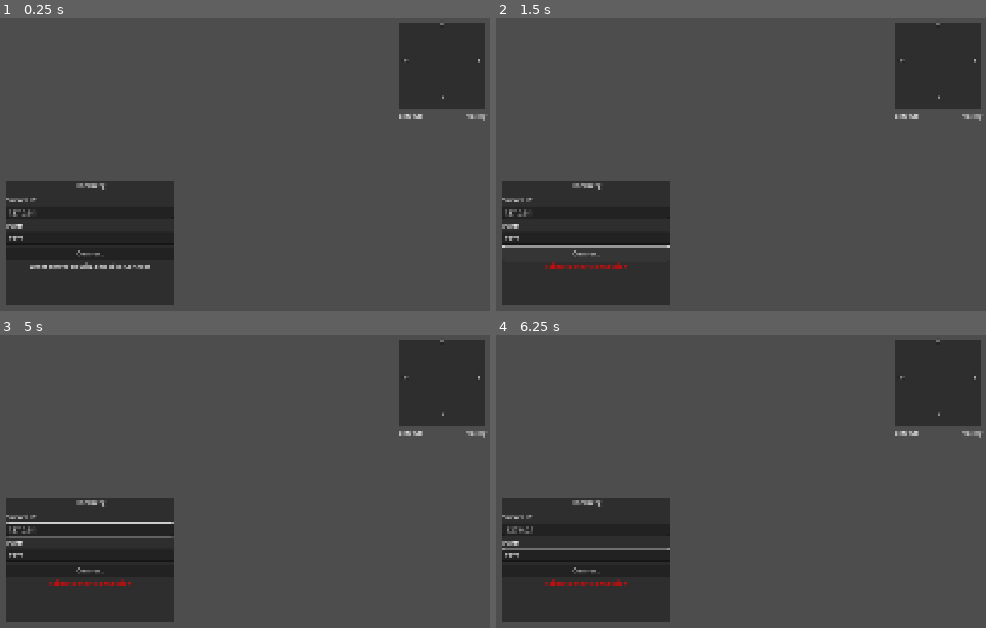
Above: before the commit, frames 1-4 (two rows, left to right).
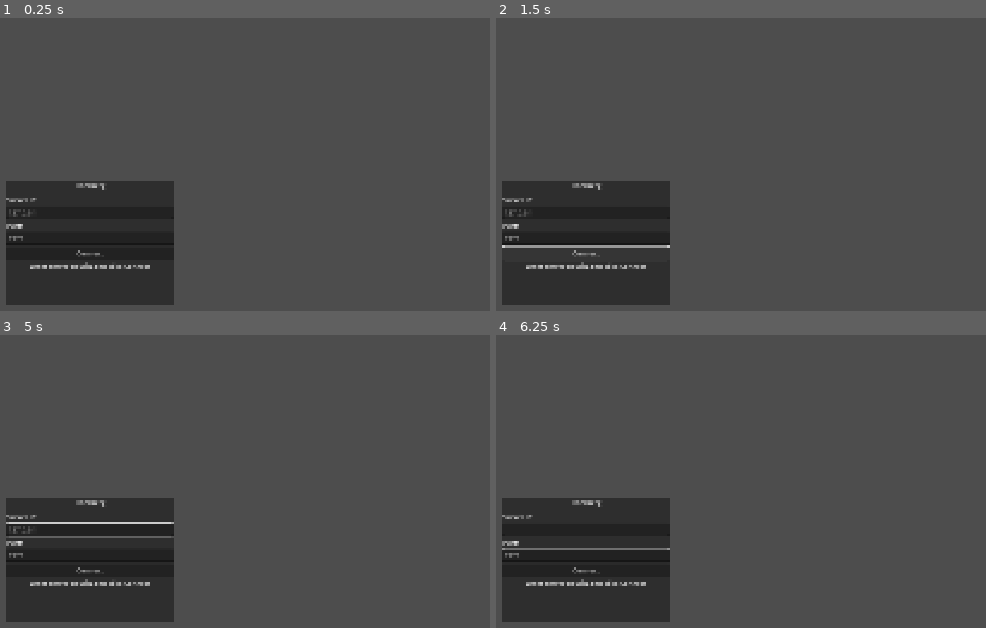
Above: after the commit, the same moments.

Repository: ruapotato/hamberg
Game: Godot game, scene res://scenes/main.tscn
Two runs of this game, one before a commit and one after it. Both use one fixed random seed, a clock stepped at 60 frames per second and the inputs below. Sound files missing from this copy of the repository are replaced by a short silence.
Inputs (mouse positions are in pixels of both pictures, inside the frame that each line leads up to):
- Up to frame 1 (0.25 s): no input
- Up to frame 2 (1.5 s): tap Enter at 0.5 s; move the mouse to (760, 220) at 0.52 s; hold D (move_right) 0.53-1.25 s; hold E (interact) 0.53-1.25 s; click (760, 220) at 0.67 s; tap Space (jump) at 0.77, 1.07 s; click "Connect" at 1.25 s
- Up to frame 3 (5 s): drag from (outside the picture) to (outside the picture) at 2.02 s; move the mouse to (171, 460) at 2.77 s; hold D (move_right) 2.78-3.5 s; hold Right mouse button (block) 2.78-3.5 s; tap E (interact) at 3.05 s; drag from (outside the picture) to (outside the picture) at 3.52 s; move the mouse to (328, 627) at 4.27 s; hold A (move_left) from 4.28 s (still down); hold E (interact) from 4.28 s (still down); tap Mouse wheel down (build_prev_piece) at 4.35 s; tap Tab (toggle_inventory) at 4.9 s
- Up to frame 4 (6.25 s): release A (move_left) at 5 s; release E (interact) at 5 s; tap Space (jump) at 5 s; drag from (outside the picture) to (outside the picture) at 5.02 s; tap Enter at 5.75 s; move the mouse to (628, 560) at 5.77 s; hold S (move_backward) from 5.78 s (still down); hold E (interact) from 5.78 s (still down); tap Middle mouse button (destroy_object) at 5.85 s; click (628, 560) at 5.92 s

The runs differ from the first frame. In frame 1, 5.3% of the frame differs, in the area x 1-99%, y 1-77%; in frame 2, 5.7%; in frame 3, 5.7%; in frame 4, 5.7%, in the area x 1-99%, y 1-86%.
Error after the commit: Parse Error: Preload file "res://client/ui/shop_ui.tscn" does not exist. (res://client/client.gd:21)

Commit message:
fix: Shop buy/sell/upgrade now works with proper sync
- Add remove_item_at_slot() to inventory for selling items
- Add has_space_for() to inventory for checking space before buying
- Add get_slot() helper to inventory
- Add rpc_sync_gold RPC for syncing gold after transactions
- Server now syncs both inventory and gold after buy/sell/upgrade
- Client receives gold sync and updates player.gold

🤖 Generated with [Claude Code](https://claude.com/claude-code)

Co-Authored-By: Claude <noreply@anthropic.com>

Diff:
--- a/client/client.gd
+++ b/client/client.gd
@@ -18,6 +18,7 @@
 var mini_map_scene := preload("res://client/ui/mini_map.tscn")
 var debug_console_scene := preload("res://client/ui/debug_console.tscn")
 var chest_ui_scene := preload("res://client/ui/chest_ui.tscn")
+var shop_ui_scene := preload("res://client/ui/shop_ui.tscn")
 var build_controls_hint_scene := preload("res://client/ui/build_controls_hint.tscn")
 
 # Enemy scenes
@@ -88,6 +89,9 @@
 
 # Chest UI
 var chest_ui: Control = null
+
+# Shop UI (Shnarken NPC)
+var shop_ui: Control = null
 var interact_held_time: float = 0.0
 
 # Build controls hint UI
@@ -217,6 +221,10 @@
 	# Create chest UI
 	chest_ui = chest_ui_scene.instantiate()
 	canvas_layer.add_child(chest_ui)
+
+	# Create shop UI (Shnarken NPC)
+	shop_ui = shop_ui_scene.instantiate()
+	canvas_layer.add_child(shop_ui)
 
 	# Create build controls hint UI
 	build_controls_hint_ui = build_controls_hint_scene.instantiate()
@@ -279,6 +287,9 @@
 		# Check if chest UI is open - if so, close it and don't toggle pause
 		elif chest_ui and chest_ui.is_ui_open():
 			chest_ui.hide_ui()
+		# Check if shop UI is open - if so, close it and don't toggle pause
+		elif shop_ui and shop_ui.is_shop_open():
+			shop_ui.hide_ui()
 		else:
 			_toggle_pause_menu()
 
@@ -471,6 +482,8 @@
 		return
 	if chest_ui and chest_ui.is_ui_open():
 		return
+	if shop_ui and shop_ui.is_shop_open():
+		return
 
 	# Check for number keys 1-9 when looking at cooking station
 	_handle_cooking_station_hotbar_input()
@@ -491,8 +504,13 @@
 			_open_chest_ui(interact_target_chest, quick_sort)
 			interact_target_chest = null
 		else:
-			# Normal interaction (workbench, etc.)
-			_interact_with_object_under_cursor()
+			# Check for nearby Shnarken NPC first
+			var nearby_shnarken = _get_nearby_shnarken()
+			if nearby_shnarken:
+				_open_shop_ui(nearby_shnarken)
+			else:
+				# Normal interaction (workbench, etc.)
+				_interact_with_object_under_cursor()
 		interact_held_time = 0.0
 
 func _interact_with_object_under_cursor() -> void:
@@ -569,8 +587,15 @@
 	# Hide prompt if UI is open
 	if (inventory_panel_ui and inventory_panel_ui.is_inventory_open()) or \
 	   (crafting_menu_ui and crafting_menu_ui.is_open) or \
-	   (chest_ui and chest_ui.is_ui_open()):
+	   (chest_ui and chest_ui.is_ui_open()) or \
+	   (shop_ui and shop_ui.is_shop_open()):
 		interact_prompt_label.text = ""
+		return
+
+	# Check for nearby Shnarken NPC first
+	var nearby_shnarken = _get_nearby_shnarken()
+	if nearby_shnarken:
+		interact_prompt_label.text = "Trade [E]"
 		return
 
 	var camera = _get_camera()
@@ -807,6 +832,57 @@
 	NetworkManager.rpc_close_chest.rpc_id(1)
 	print("[Client] Sent rpc_close_chest")
 
+## Get nearby Shnarken NPC (within interaction range)
+func _get_nearby_shnarken() -> Node:
+	if not local_player:
+		return null
+
+	var player_pos = local_player.global_position
+
+	# Find all Shnarken NPCs in the scene
+	var shnarkens = get_tree().get_nodes_in_group("shnarken")
+
+	# Also search for Shnarken class instances
+	for node in get_tree().get_nodes_in_group("npc"):
+		if node.get_class() == "Shnarken" or node.get_script() and node.get_script().get_global_name() == "Shnarken":
+			if not node in shnarkens:
+				shnarkens.append(node)
+
+	# Search in world for ShnarkenHut which contains Shnarken
+	for child in world.get_children():
+		_find_shnarkens_recursive(child, shnarkens)
+
+	for shnarken in shnarkens:
+		if not is_instance_valid(shnarken):
+			continue
+		var dist = player_pos.distance_to(shnarken.global_position)
+		if dist < 3.5:  # Interaction range (slightly more than the Area3D radius)
+			return shnarken
+
+	return null
+
+## Recursively find Shnarken NPCs in node tree
+func _find_shnarkens_recursive(node: Node, shnarkens: Array) -> void:
+	if node.has_method("get_greeting_dialogue"):  # Check for Shnarken methods
+		if not node in shnarkens:
+			shnarkens.append(node)
+	for child in node.get_children():
+		_find_shnarkens_recursive(child, shnarkens)
+
+## Open shop UI for a Shnarken NPC
+func _open_shop_ui(shnarken: Node) -> void:
+	if not shop_ui:
+		push_error("[Client] Shop UI not found!")
+		return
+
+	if not local_player:
+		push_error("[Client] No local player!")
+		return
+
+	# Open the shop UI
+	shop_ui.show_ui(shnarken)
+	print("[Client] Opened Shnarken shop")
+
 ## Handle chest inventory sync from server
 func handle_chest_sync(chest_network_id: String, inventory_data: Array) -> void:
 	print("[Client] Received chest sync for %s: %d items" % [chest_network_id, inventory_data.size()])
@@ -1308,6 +1384,9 @@
 			world_map_ui.pin_renamed.connect(_on_pin_renamed)
 		print("[Client] World map initialized")
 
+		# Add special markers for known locations (Shnarken huts, etc.)
+		_add_known_location_markers()
+
 	# Initialize mini-map (uses procedural biome calculation - no texture needed)
 	if mini_map_ui and mini_map_ui.has_method("initialize"):
 		mini_map_ui.initialize(generator, player)
@@ -1315,6 +1394,23 @@
 		if mini_map_ui.has_method("generate_initial_map"):
 			mini_map_ui.generate_initial_map()
 		print("[Client] Mini-map initialized")
+
+## Add special markers for known locations (Shnarken huts, dungeons, etc.)
+func _add_known_location_markers() -> void:
+	# Shnarken hut at world origin (meadow biome shop)
+	var shnarken_pos := Vector2(0, 0)
+	var shnarken_name := "Shnarken's Shop"
+	var shnarken_color := Color(0.4, 0.8, 0.3)  # Frog green
+
+	# Add to world map
+	if world_map_ui and world_map_ui.has_method("add_special_marker"):
+		world_map_ui.add_special_marker(shnarken_pos, shnarken_name, "shnarken", shnarken_color)
+
+	# Add to mini-map
+	if mini_map_ui and mini_map_ui.has_method("add_special_marker"):
+		mini_map_ui.add_special_marker(shnarken_pos, shnarken_name, "shnarken", shnarken_color)
+
+	print("[Client] Added known location markers to maps")
 
 func _on_pin_placed(world_pos: Vector2, pin_name: String) -> void:
 	"""Called when a pin is placed on the map"""
@@ -1521,6 +1617,13 @@
 
 		# TODO: Update equipment UI when we create it
 		# Update inventory panel to show equipped items with visual indicators
+
+## Receive gold sync from server (after buy/sell/upgrade)
+func receive_gold_sync(gold_amount: int) -> void:
+	print("[Client] Received gold sync: %d" % gold_amount)
+
+	if local_player:
+		local_player.gold = gold_amount
 
 ## Receive food buff sync from server (after eating or on spawn)
 func receive_food_sync(food_data: Array) -> void:
--- a/server/server.gd
+++ b/server/server.gd
@@ -2371,3 +2371,143 @@
 	# Pass to chunk manager
 	if terrain_world and terrain_world.chunk_manager:
 		terrain_world.chunk_manager.set_player_load_radius(peer_id, distance)
+
+# ============================================================================
+# SHNARKEN SHOP SYSTEM
+# ============================================================================
+
+## Handle shop buy request
+func handle_shop_buy(peer_id: int, item_id: String, price: int) -> void:
+	print("[Server] Player %d wants to buy %s for %d gold" % [peer_id, item_id, price])
+
+	if not spawned_players.has(peer_id):
+		print("[Server] ERROR: Player %d not found" % peer_id)
+		return
+
+	var player = spawned_players[peer_id]
+	if not player or not is_instance_valid(player):
+		return
+
+	# Check if player has enough gold
+	var current_gold = player.get("gold")
+	if current_gold == null or current_gold < price:
+		print("[Server] Player %d doesn't have enough gold (has %d, needs %d)" % [peer_id, current_gold if current_gold else 0, price])
+		return
+
+	# Check if item exists
+	if not ItemDatabase.has_item(item_id):
+		print("[Server] ERROR: Unknown item %s" % item_id)
+		return
+
+	# Check if player has inventory space
+	var inventory = player.get_node_or_null("Inventory")
+	if not inventory:
+		return
+
+	if not inventory.has_space_for(item_id, 1):
+		print("[Server] Player %d has no inventory space for %s" % [peer_id, item_id])
+		return
+
+	# Deduct gold
+	player.gold -= price
+	print("[Server] Player %d now has %d gold (spent %d)" % [peer_id, player.gold, price])
+
+	# Add item to inventory
+	inventory.add_item(item_id, 1)
+	print("[Server] Player %d bought %s" % [peer_id, item_id])
+
+	# Sync inventory and gold back to client
+	var inventory_data = inventory.get_inventory_data()
+	NetworkManager.rpc_sync_inventory.rpc_id(peer_id, inventory_data)
+	NetworkManager.rpc_sync_gold.rpc_id(peer_id, player.gold)
+
+## Handle shop sell request
+func handle_shop_sell(peer_id: int, slot_index: int, amount: int, total_price: int) -> void:
+	print("[Server] Player %d wants to sell %d items from slot %d for %d gold" % [peer_id, amount, slot_index, total_price])
+
+	if not spawned_players.has(peer_id):
+		return
+
+	var player = spawned_players[peer_id]
+	if not player or not is_instance_valid(player):
+		return
+
+	var inventory = player.get_node_or_null("Inventory")
+	if not inventory:
+		return
+
+	var inventory_data = inventory.get_inventory_data()
+	if slot_index >= inventory_data.size():
+		print("[Server] ERROR: Invalid slot index %d" % slot_index)
+		return
+
+	var slot_data = inventory_data[slot_index]
+	if slot_data.is_empty():
+		print("[Server] ERROR: Slot %d is empty" % slot_index)
+		return
+
+	var item_id = slot_data.get("item", "")
+	var slot_amount = slot_data.get("amount", 0)
+
+	if slot_amount < amount:
+		print("[Server] ERROR: Slot %d only has %d items (tried to sell %d)" % [slot_index, slot_amount, amount])
+		return
+
+	# Remove items from inventory
+	inventory.remove_item_at_slot(slot_index, amount)
+
+	# Add gold
+	player.gold += total_price
+	print("[Server] Player %d sold %d x %s for %d gold (now has %d)" % [peer_id, amount, item_id, total_price, player.gold])
+
+	# Sync inventory and gold back to client
+	NetworkManager.rpc_sync_inventory.rpc_id(peer_id, inventory.get_inventory_data())
+	NetworkManager.rpc_sync_gold.rpc_id(peer_id, player.gold)
+
+## Handle shop upgrade request
+func handle_shop_upgrade(peer_id: int, equipment_slot: int, cost: int) -> void:
+	print("[Server] Player %d wants to upgrade equipment slot %d for %d gold" % [peer_id, equipment_slot, cost])
+
+	if not spawned_players.has(peer_id):
+		return
+
+	var player = spawned_players[peer_id]
+	if not player or not is_instance_valid(player):
+		return
+
+	# Check gold
+	var current_gold = player.get("gold")
+	if current_gold == null or current_gold < cost:
+		print("[Server] Player %d doesn't have enough gold for upgrade" % peer_id)
+		return
+
+	var equipment = player.get_node_or_null("Equipment")
+	if not equipment:
+		return
+
+	# Get equipped item
+	var item_id = equipment.get_equipped_item(equipment_slot)
+	if item_id.is_empty():
+		print("[Server] ERROR: No item equipped in slot %d" % equipment_slot)
+		return
+
+	# Get current upgrade level
+	var upgrade_key = "upgrade_level_%s" % item_id
+	var current_level = player.get_meta(upgrade_key, 0) if player.has_meta(upgrade_key) else 0
+
+	if current_level >= 3:
+		print("[Server] ERROR: Item %s is already at max upgrade level" % item_id)
+		return
+
+	# Deduct gold
+	player.gold -= cost
+
+	# Increase upgrade level
+	player.set_meta(upgrade_key, current_level + 1)
+	print("[Server] Player %d upgraded %s to level %d (spent %d gold)" % [peer_id, item_id, current_level + 1, cost])
+
+	# Note: The actual armor bonus is calculated client-side based on upgrade level
+	# Sync equipment and gold to client
+	var equipment_data = equipment.get_equipment_data()
+	NetworkManager.rpc_sync_equipment.rpc_id(peer_id, equipment_data)
+	NetworkManager.rpc_sync_gold.rpc_id(peer_id, player.gold)
--- a/shared/inventory.gd
+++ b/shared/inventory.gd
@@ -184,3 +184,53 @@
 		slots[slot_index] = {}
 	else:
 		slots[slot_index] = {"item": item_name, "amount": amount}
+
+## Remove a specific amount from a specific slot (for shop selling)
+func remove_item_at_slot(slot_index: int, amount: int) -> bool:
+	if slot_index < 0 or slot_index >= MAX_SLOTS:
+		push_error("[Inventory] Invalid slot index: %d" % slot_index)
+		return false
+
+	if slots[slot_index].is_empty():
+		return false
+
+	var current_amount: int = slots[slot_index].get("amount", 0)
+	if current_amount < amount:
+		return false
+
+	var new_amount = current_amount - amount
+	if new_amount <= 0:
+		slots[slot_index] = {}
+	else:
+		slots[slot_index]["amount"] = new_amount
+
+	return true
+
+## Get data for a specific slot
+func get_slot(slot_index: int) -> Dictionary:
+	if slot_index < 0 or slot_index >= MAX_SLOTS:
+		return {}
+	return slots[slot_index]
+
+## Check if inventory has space for an item
+func has_space_for(item_name: String, amount: int) -> bool:
+	var remaining := amount
+	var max_stack: int = _get_max_stack_size(item_name)
+
+	# Check existing stacks
+	for slot in slots:
+		if slot.get("item") == item_name:
+			var current_amount: int = slot.get("amount", 0)
+			var can_add := max_stack - current_amount
+			remaining -= can_add
+			if remaining <= 0:
+				return true
+
+	# Check empty slots
+	for slot in slots:
+		if slot.is_empty():
+			remaining -= max_stack
+			if remaining <= 0:
+				return true
+
+	return remaining <= 0
--- a/shared/network_manager.gd
+++ b/shared/network_manager.gd
@@ -644,6 +644,15 @@
 	if client_node and client_node.has_method("receive_food_sync"):
 		client_node.receive_food_sync(food_data)
 
+## SERVER -> CLIENT: Sync gold amount (after buy/sell/upgrade)
+@rpc("authority", "call_remote", "reliable")
+func rpc_sync_gold(gold_amount: int) -> void:
+	print("[NetworkManager] RPC received: sync_gold (%d)" % gold_amount)
+
+	var client_node := get_node_or_null("/root/Main/Client")
+	if client_node and client_node.has_method("receive_gold_sync"):
+		client_node.receive_gold_sync(gold_amount)
+
 ## CLIENT -> SERVER: Request to pick up an item (server validates and updates inventory)
 @rpc("any_peer", "call_remote", "reliable")
 func rpc_request_pickup_item(item_name: String, amount: int, network_id: String) -> void:
@@ -1175,3 +1184,37 @@
 	var server_node := get_node_or_null("/root/Main/Server")
 	if server_node and server_node.has_method("handle_set_object_distance"):
 		server_node.handle_set_object_distance(peer_id, distance)
+
+# ============================================================================
+# SHNARKEN SHOP SYSTEM
+# ============================================================================
+
+## CLIENT -> SERVER: Request to buy an item from Shnarken shop
+@rpc("any_peer", "call_remote", "reliable")
+func rpc_request_shop_buy(item_id: String, price: int) -> void:
+	if not is_server:
+		return
+	var peer_id := multiplayer.get_remote_sender_id()
+	var server_node := get_node_or_null("/root/Main/Server")
+	if server_node and server_node.has_method("handle_shop_buy"):
+		server_node.handle_shop_buy(peer_id, item_id, price)
+
+## CLIENT -> SERVER: Request to sell items from inventory
+@rpc("any_peer", "call_remote", "reliable")
+func rpc_request_shop_sell(slot_index: int, amount: int, total_price: int) -> void:
+	if not is_server:
+		return
+	var peer_id := multiplayer.get_remote_sender_id()
+	var server_node := get_node_or_null("/root/Main/Server")
+	if server_node and server_node.has_method("handle_shop_sell"):
+		server_node.handle_shop_sell(peer_id, slot_index, amount, total_price)
+
+## CLIENT -> SERVER: Request to upgrade armor piece
+@rpc("any_peer", "call_remote", "reliable")
+func rpc_request_shop_upgrade(equipment_slot: int, cost: int) -> void:
+	if not is_server:
+		return
+	var peer_id := multiplayer.get_remote_sender_id()
+	var server_node := get_node_or_null("/root/Main/Server")
+	if server_node and server_node.has_method("handle_shop_upgrade"):
+		server_node.handle_shop_upgrade(peer_id, equipment_slot, cost)
